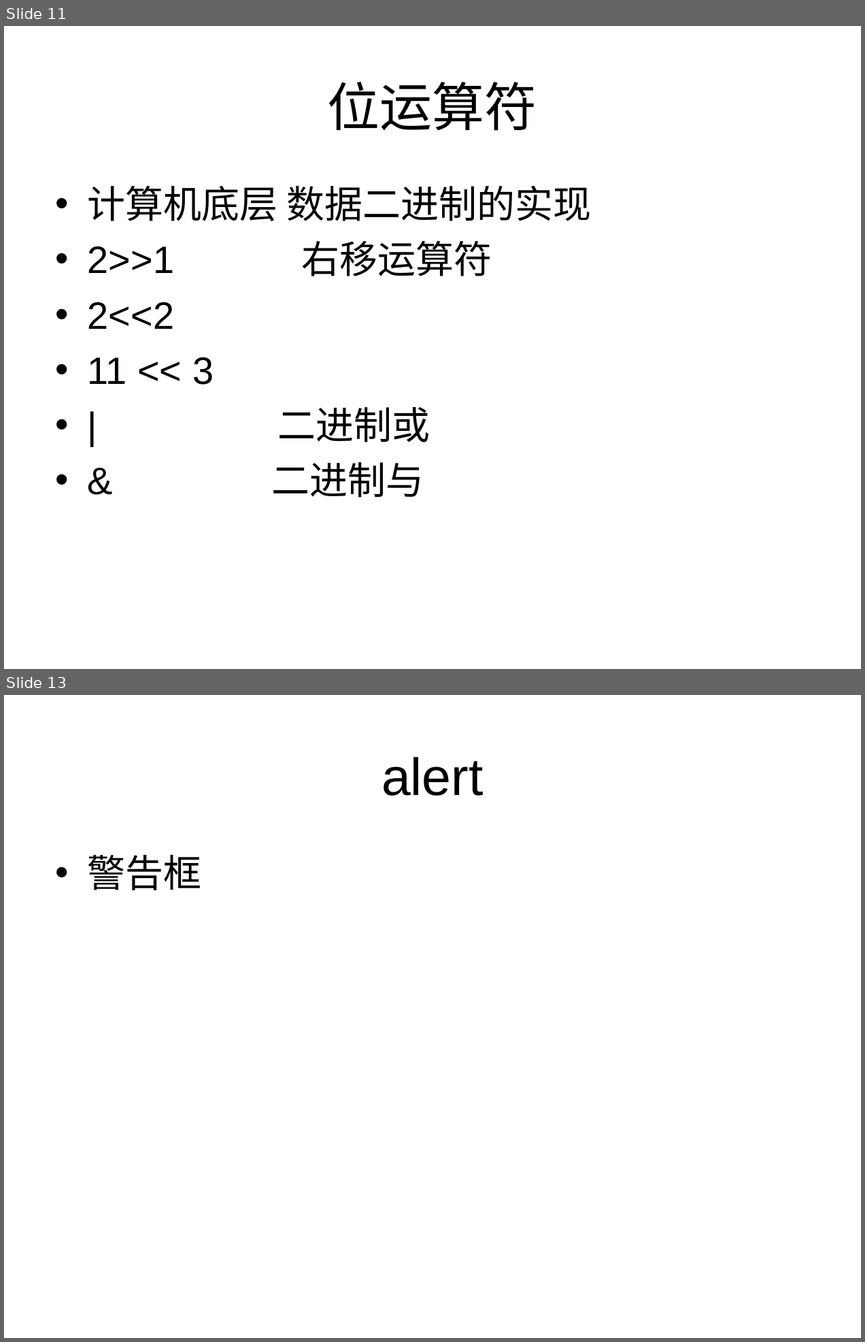
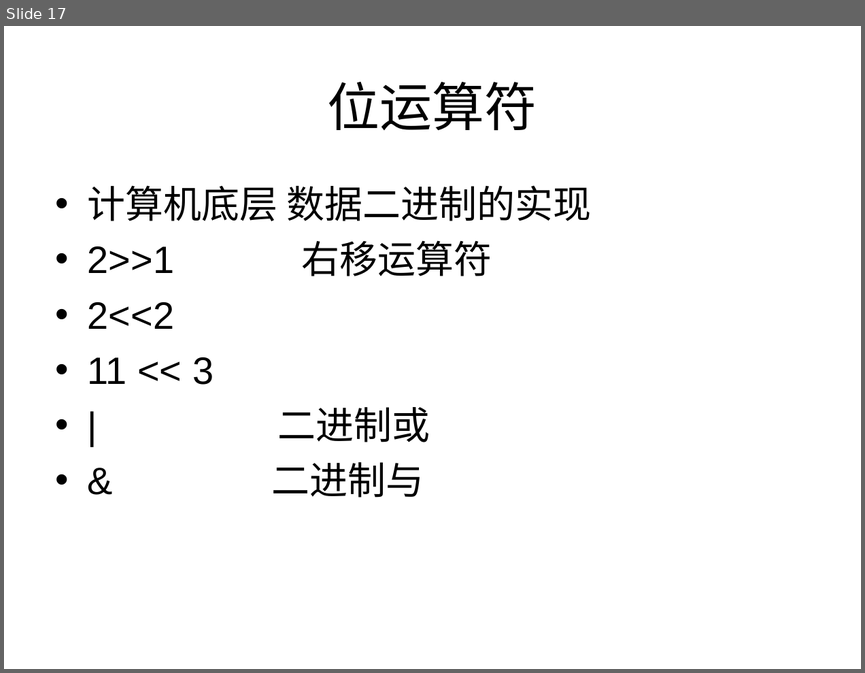
Before and after one commit to cd-vr1class/homework, a slide deck: ppt/7-7js输入输出语句、运算符.ppt. Shown one above the other, each under a label of ours: slides 11 and 13 before the commit, slide 17 after it; the slides between them are not shown. The pictures are 865x1342 and 865x673 pixels, drawn with LibreOffice and Linux fonts; fonts in the diff are those of the drawing. Boxes give left, top, right and bottom in pixels: in the first picture for what was removed or moved away, otherwise in the second. Text is boxed around its words. In the diff, an @@ line names an element or a change of style, - is before the commit and + after.

```diff
--- a/ppt/7-7js输入输出语句、运算符.ppt
+++ b/ppt/7-7js输入输出语句、运算符.ppt
@@ slide 13 removed at (4,695,861,1338), background #FFFFFF @@
@@ title removed at (381,757,483,796) @@
-alert
@@ text removed at (88,855,202,890) @@
-• 警告框
@@ what was slide 11 is now slide 17 @@
```
Also in this commit, not shown: 5 slides changed, 4 slides added, 2 other slides removed, 2 other files.
